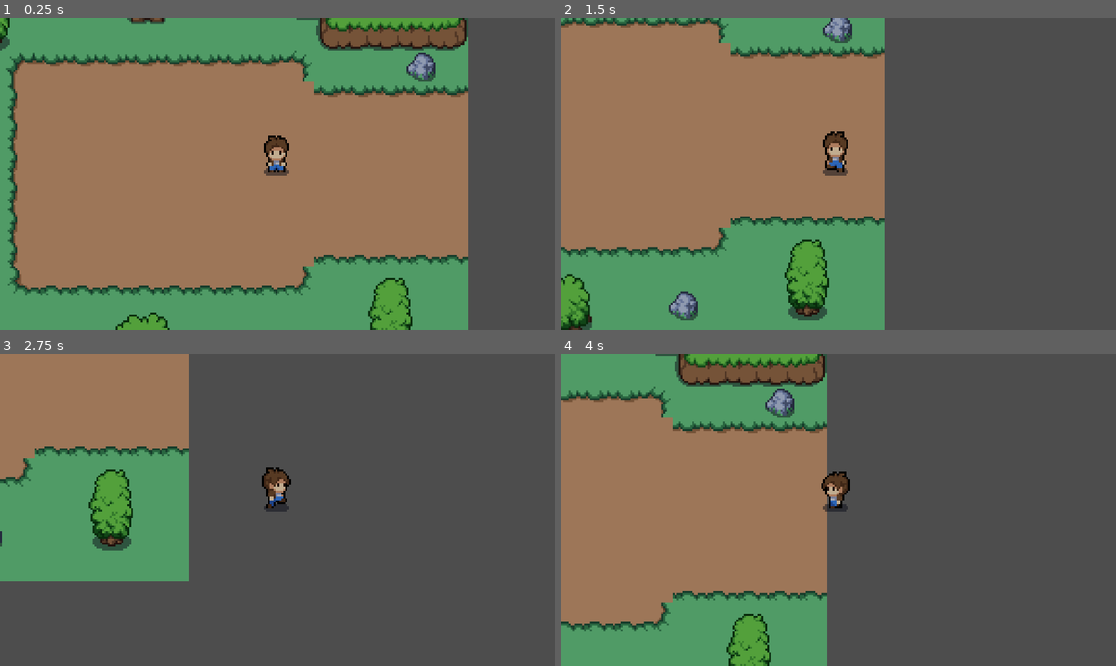
Above: before the commit, frames 1-4 (two rows, left to right).
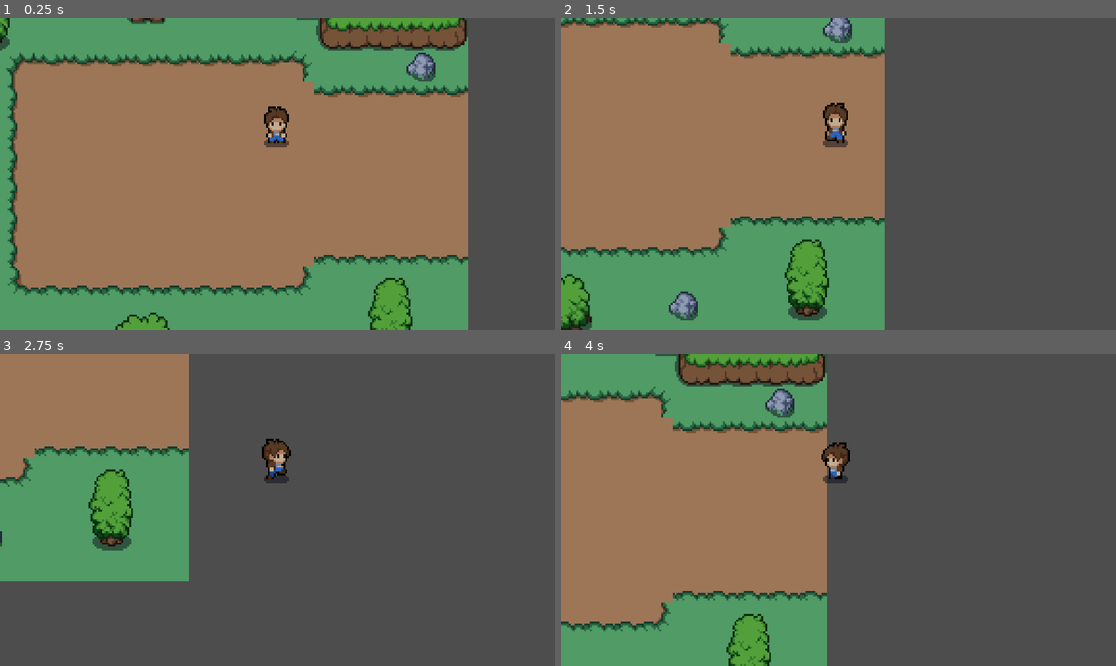
Above: after the commit, the same moments.

Repository: Abbby1007/Danish_The_Explorer
Game: Godot game, scene res://scenes/world.tscn
Two runs of this game, one before a commit and one after it. Both use one fixed random seed, a clock stepped at 60 frames per second and the inputs below.
Inputs:
- Up to frame 1 (0.25 s): no input
- Up to frame 2 (1.5 s): tap Enter at 0.5 s; hold Right (ui_right) 0.53-1.28 s; hold Down (ui_down) from 1.28 s (still down)
- Up to frame 3 (2.75 s): release Down (ui_down) at 2.03 s; hold Right (ui_right) from 2.03 s (still down)
- Up to frame 4 (4 s): release Right (ui_right) at 2.78 s; hold Up (ui_up) 2.78-3.53 s; hold Left (ui_left) from 3.53 s (still down)

The runs differ from the first frame. In frame 1, 0.7% of the frame differs, in the area x 47-53%, y 28-51%; in frame 2, 0.8%; in frame 3, 0.9%, in the area x 47-53%, y 27-51%; in frame 4, 0.9%.

Commit message:
y-sorting Works

Diff:
--- a/scenes/player.tscn
+++ b/scenes/player.tscn
@@ -414,20 +414,26 @@
 }]
 
 [sub_resource type="CircleShape2D" id="CircleShape2D_g2els"]
-radius = 6.08276
+radius = 4.0
 
 [node name="player" type="CharacterBody2D"]
+z_index = 1
+y_sort_enabled = true
 collision_layer = 3
 script = ExtResource("1_g2els")
 
 [node name="AnimatedSprite2D" type="AnimatedSprite2D" parent="."]
+z_index = 1
+y_sort_enabled = true
 position = Vector2(-1, -18)
 sprite_frames = SubResource("SpriteFrames_smehm")
 animation = &"back_idle"
-frame_progress = 0.770016
+offset = Vector2(0, -15)
 
 [node name="Camera2D" type="Camera2D" parent="."]
 
 [node name="CollisionShape2D" type="CollisionShape2D" parent="."]
-position = Vector2(0, -5)
+z_index = 1
+y_sort_enabled = true
+position = Vector2(0, -21)
 shape = SubResource("CircleShape2D_g2els")
--- a/scenes/world.tscn
+++ b/scenes/world.tscn
@@ -63,20 +63,25 @@
 10:0/0 = 0
 11:0/0 = 0
 0:1/0 = 0
+0:1/0/y_sort_origin = 5
 0:1/0/physics_layer_0/polygon_0/points = PackedVector2Array(5.73536, 8, 8, 1.27452, -8, 0.63726, -5.09809, 8)
 11:2/0 = 0
 11:3/0 = 0
 0:5/size_in_atlas = Vector2i(3, 4)
 0:5/0 = 0
+0:5/0/y_sort_origin = 20
 0:5/0/physics_layer_0/polygon_0/points = PackedVector2Array(-4.46083, 13.0639, 5.73536, 12.4266, 11.7893, 19.7551, 10.5148, 25.4905, 4.77946, 25.4905, -4.46083, 26.4464, -7.96577, 24.2159, -11.7893, 21.9855, -10.5148, 18.7992, -10.8334, 13.7011)
 6:7/size_in_atlas = Vector2i(2, 2)
 6:7/0 = 0
+6:7/0/y_sort_origin = 8
 6:7/0/physics_layer_0/polygon_0/points = PackedVector2Array(-9.55892, 15.2943, 10.1962, 14.657, 13.3825, 11.1521, 14.657, 6.69125, -15.9315, 5.73536, -14.9756, 12.108)
 8:6/size_in_atlas = Vector2i(2, 3)
 8:6/0 = 0
+8:6/0/y_sort_origin = 17
 8:6/0/physics_layer_0/polygon_0/points = PackedVector2Array(3.82357, 21.6669, 7.32851, 21.0296, 5.41673, 16.8874, -6.69124, 17.2061, -4.46083, 21.9855, 0, 21.6669)
 10:7/size_in_atlas = Vector2i(2, 2)
 10:7/0 = 0
+10:7/0/y_sort_origin = 6
 10:7/0/physics_layer_0/polygon_0/points = PackedVector2Array(10.8334, 9.55892, 11.1521, 4.1422, 11.1521, 1.27452, -12.7452, 0.955891, -11.4707, 7.64714, -1.27452, 8)
 
 [sub_resource type="TileSet" id="TileSet_7r4gi"]
@@ -86,16 +91,24 @@
 sources/2 = SubResource("TileSetAtlasSource_4mrxx")
 
 [node name="world" type="Node2D"]
+y_sort_enabled = true
 
 [node name="TileMap" type="TileMap" parent="."]
+z_index = 1
+y_sort_enabled = true
 position = Vector2(3, 0)
 tile_set = SubResource("TileSet_7r4gi")
 format = 2
 layer_0/name = "ground"
+layer_0/navigation_enabled = false
 layer_0/tile_data = PackedInt32Array(-65540, 131072, 1, -65539, 131072, 1, -65538, 131072, 1, -65537, 131072, 1, -65542 …(4684 unchanged characters)…
 layer_1/name = "cliffs"
+layer_1/y_sort_enabled = true
+layer_1/z_index = 1
 layer_1/tile_data = PackedInt32Array(-458747, 196608, 5, -458748, 131072, 5, -458749, 131072, 5, -458750, 131072, 5, -3 …(453 unchanged characters)…
 layer_2/name = "ysort"
+layer_2/y_sort_enabled = true
+layer_2/z_index = 1
 layer_2/tile_data = PackedInt32Array(-327685, 655362, 7, 393211, 393218, 7, 262147, 524290, 6, -327693, 655362, 7, 262132, 2, 5, -65548, 393218, 7, -327690, 524290, 6, -262140, 2, 1, 393207, 2, 1, -458749, 2, 1, -393223, 2, 1, 65522, 2, 1, 393215, 2, 1)
 
 [node name="player" parent="." instance=ExtResource("4_k0juu")]
